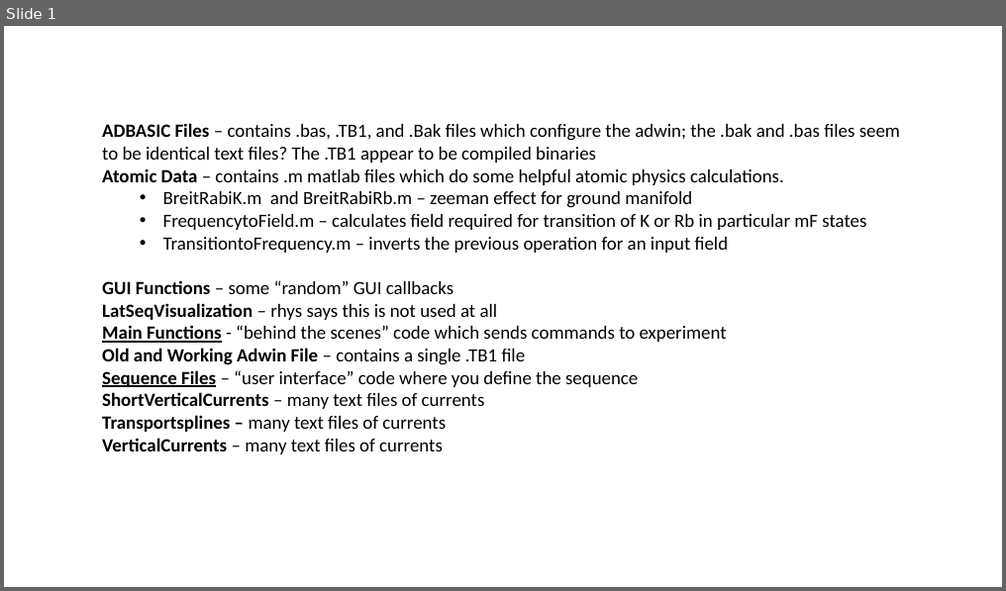
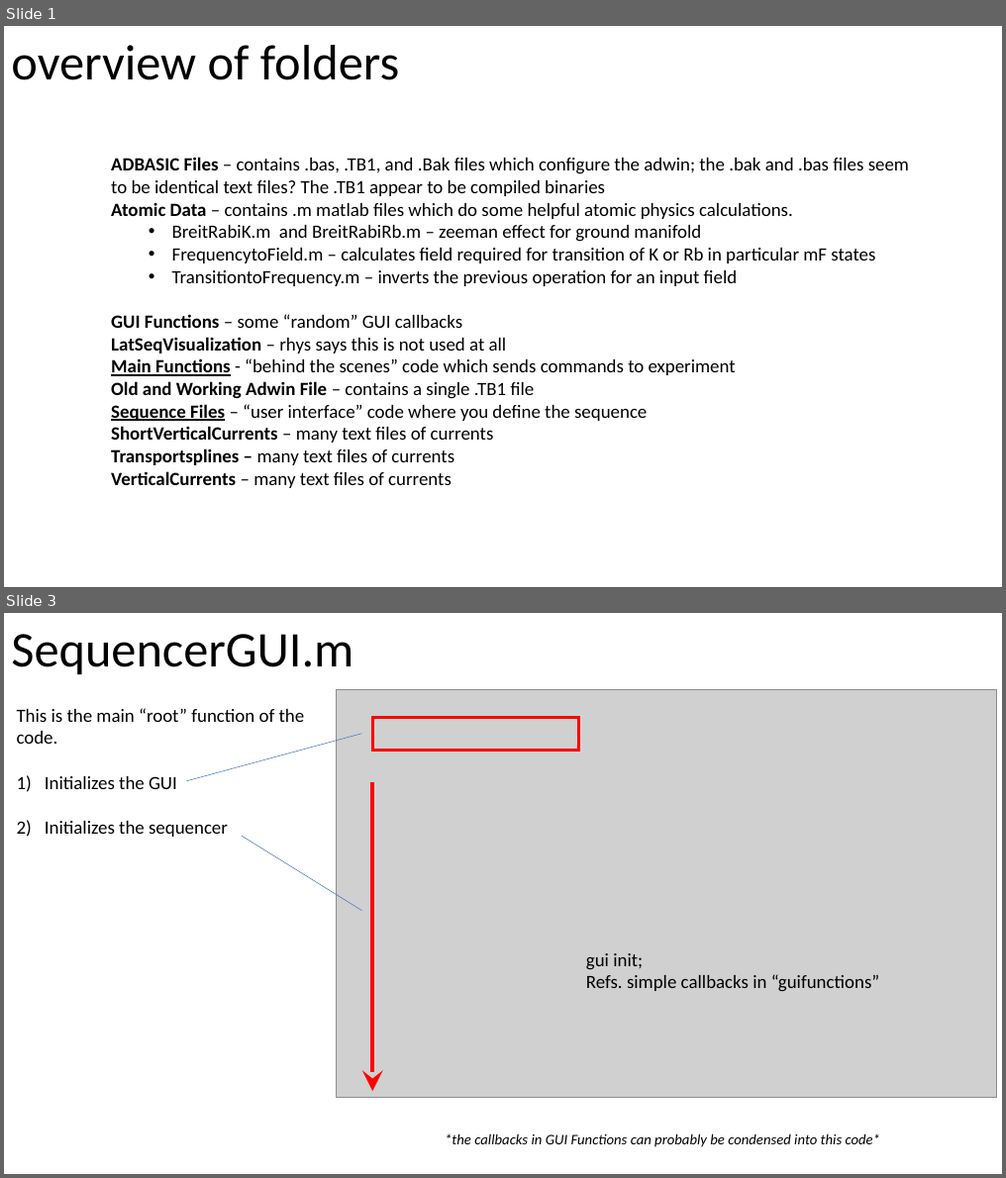
Before and after one commit to thywissen-lab-uoft/Lattice_Sequencer, a slide deck: codesummary_cjf.pptx. Shown one above the other, each under a label of ours: slide 1 before the commit, slides 1 and 3 after it; the slides between them are not shown. The pictures are 1006x591 and 1006x1178 pixels, drawn with LibreOffice and Linux fonts; fonts in the diff are those of the drawing; grey boxes stand for pictures. Boxes give left, top, right and bottom in pixels: in the first picture for what was removed or moved away, otherwise in the second. Text is boxed around its words. In the diff, an @@ line names an element or a change of style, - is before the commit and + after.

```diff
--- a/codesummary_cjf.pptx
+++ b/codesummary_cjf.pptx
@@ slide 3 added at (x1=4, y1=613, x2=1002, y2=1174), background #FFFFFF @@
@@ text added at (x1=11, y1=634, x2=353, y2=674), 48 pt, text #000000 @@
+SequencerGUI.m
@@ picture added at (x1=337, y1=689, x2=997, y2=1097) @@
@@ text added at (x1=17, y1=708, x2=305, y2=837), 18 pt, text #000000 @@
+This is the main “root” function of the code.
+1) Initializes the GUI
+2) Initializes the sequencer
@@ rectangle added at (x1=372, y1=717, x2=578, y2=750), outline #FF0000 3 pt @@
@@ line added from (187, 781) to (361, 734), #4472C4 0.5 pt @@
@@ arrow added from (372, 782) to (372, 1091), #FF0000 4 pt @@
@@ line added from (242, 836) to (361, 911), #4472C4 0.5 pt @@
@@ text added at (x1=586, y1=954, x2=880, y2=991), 18 pt, text #000000 @@
+gui init;
+Refs. simple callbacks in “guifunctions”
@@ text added at (x1=445, y1=1134, x2=880, y2=1148), 14 pt, text #000000, italic @@
+*the callbacks in GUI Functions can probably be condensed into this code*
@@ slide 1 changed as well @@
@@ text added at (x1=11, y1=45, x2=399, y2=80), 48 pt, text #000000 @@
+overview of folders
@@ text "ADBASIC Files – contains .bas, ..." moved from (x1=102, y1=123, x2=900, y2=455) to (x1=111, y1=157, x2=909, y2=488) @@
```
Also in this commit, not shown: 1 other slide added, 1 slide removed, 1 other file.
